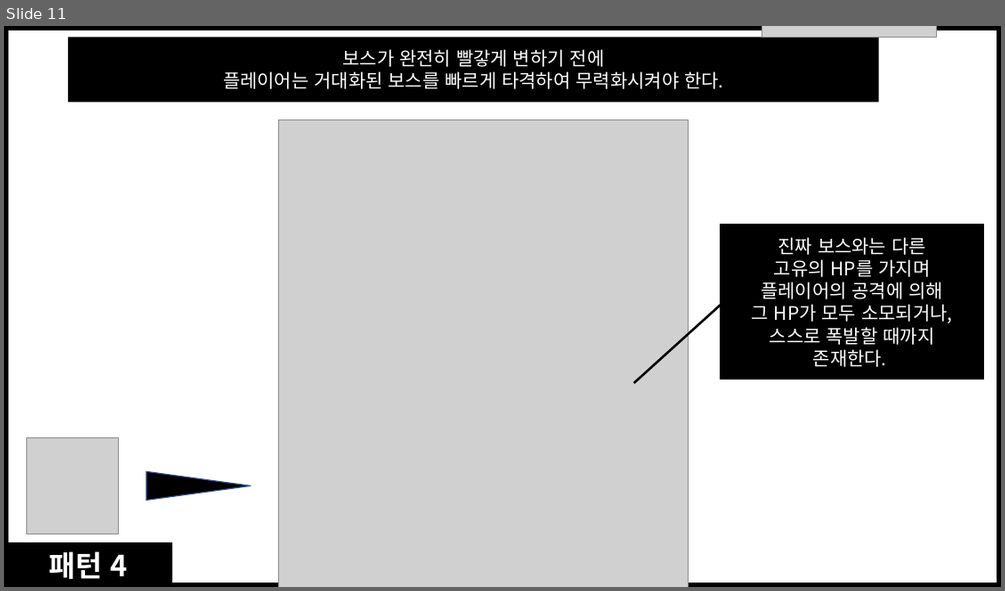
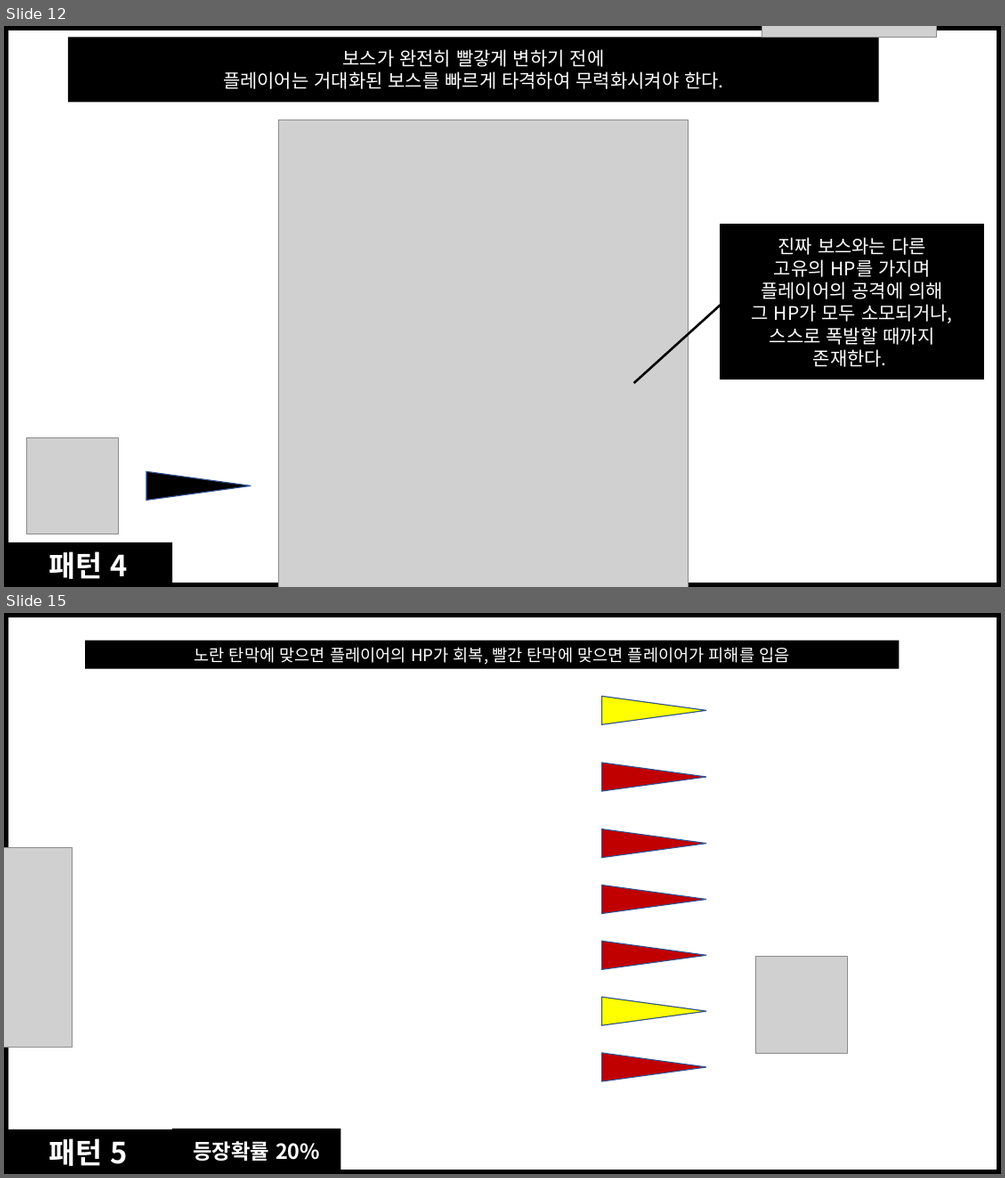
Before and after one commit to smileclown8/4Team_UnityProject, a slide deck: 문서/2스테이지 보스 스테이지 패턴 기획 그림제작용.pptx. Shown one above the other, each under a label of ours: slide 11 before the commit, slides 12 and 15 after it; the slides between them are not shown. The pictures are 1005x591 and 1005x1178 pixels, drawn with LibreOffice and Linux fonts; fonts in the diff are those of the drawing; grey boxes stand for pictures. Boxes give left, top, right and bottom in pixels: in the first picture for what was removed or moved away, otherwise in the second. Text is boxed around its words. In the diff, an @@ line names an element or a change of style, - is before the commit and + after.

```diff
--- a/문서/2스테이지 보스 스테이지 패턴 기획 그림제작용.pptx
+++ b/문서/2스테이지 보스 스테이지 패턴 기획 그림제작용.pptx
@@ slide 15 added at box(4, 613, 1001, 1174), background #FFFFFF @@
@@ rectangle added at box(4, 613, 1001, 1174), fill #FFFFFF, outline #000000 8 pt @@
@@ rectangle added at box(85, 641, 899, 669), fill #000000, 16 pt, text #FFFFFF @@
+노란 탄막에 맞으면 플레이어의 HP가 회복, 빨간 탄막에 맞으면 플레이어가 피해를 입음
@@ flow chart merge added at box(601, 696, 706, 724), fill #FFFF00, outline #325491 1 pt @@
@@ flow chart merge added at box(601, 763, 706, 791), fill #C00000, outline #325491 1 pt @@
@@ picture added at box(4, 847, 72, 1046) @@
@@ flow chart merge added at box(601, 829, 706, 858), fill #C00000, outline #325491 1 pt @@
@@ flow chart merge added at box(601, 885, 706, 914), fill #C00000, outline #325491 1 pt @@
@@ flow chart merge added at box(601, 941, 706, 970), fill #C00000, outline #325491 1 pt @@
@@ picture added at box(755, 957, 848, 1053) @@
@@ flow chart merge added at box(601, 997, 706, 1025), fill #FFFF00, outline #325491 1 pt @@
@@ flow chart merge added at box(601, 1053, 706, 1081), fill #C00000, outline #325491 1 pt @@
@@ rectangle added at box(4, 1129, 172, 1174), fill #000000, 28 pt, text #FFFFFF, bold @@
+패턴 5
@@ rectangle added at box(172, 1128, 340, 1174), fill #000000, 20 pt, text #FFFFFF, bold @@
+등장확률 20%
@@ what was slide 11 is now slide 12 @@
```
Also in this commit, not shown: 1 slide changed, 4 other slides added, 25 other files.
